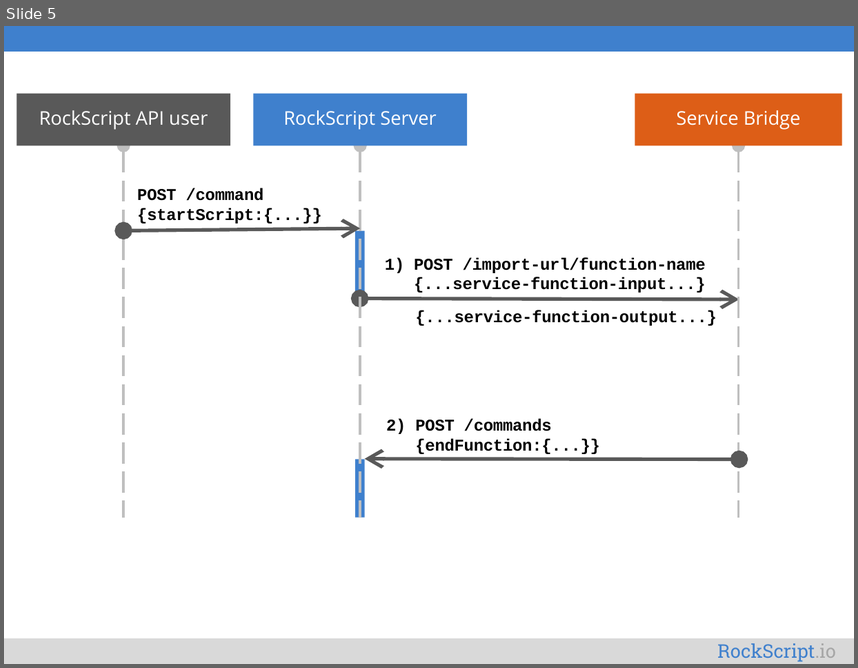
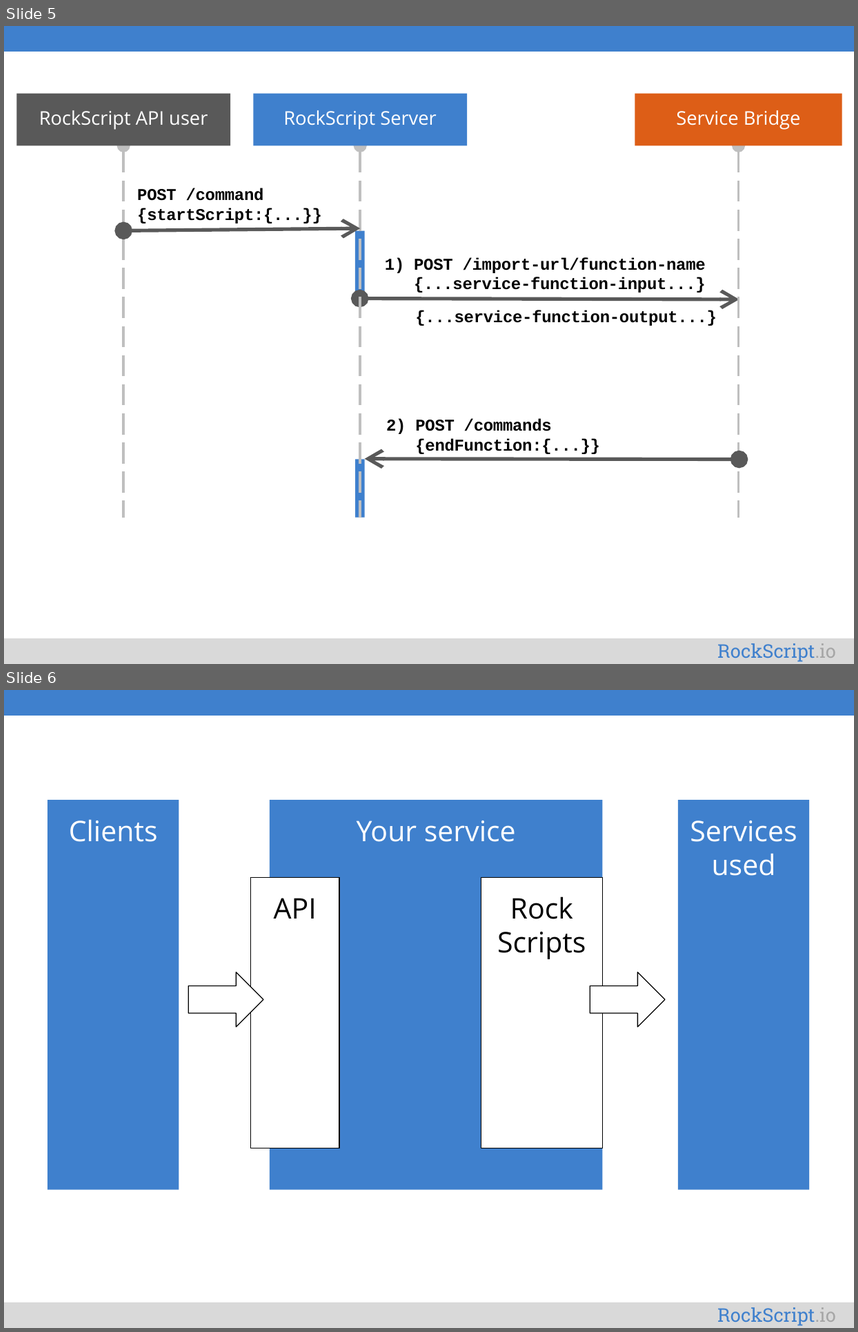
Before and after one commit to rockscript/rockscript, a slide deck: docs/diagrams.pptx. Shown one above the other, each under a label of ours: slide 5 before the commit, slides 5 and 6 after it. The pictures are 858x668 and 858x1332 pixels, drawn with LibreOffice and Linux fonts; fonts in the diff are those of the drawing. Boxes give left, top, right and bottom in pixels: in the first picture for what was removed or moved away, otherwise in the second. Text is boxed around its words. In the diff, an @@ line names an element or a change of style, - is before the commit and + after.

Commit message:
Refactored job service to event based state transfer

```diff
--- a/docs/diagrams.pptx
+++ b/docs/diagrams.pptx
@@ slide 6 added at bbox=[4, 690, 854, 1328], background #FFFFFF; not listed: 3 template elements that a slide beside it also shows @@
@@ rectangle added at bbox=[47, 800, 179, 1189], fill #3F80CD, 24 pt, text #FFFFFF @@
+Clients
@@ rectangle added at bbox=[269, 800, 602, 1189], fill #3F80CD, 24 pt, text #FFFFFF @@
+Your service
@@ rectangle added at bbox=[678, 800, 809, 1189], fill #3F80CD, 24 pt, text #FFFFFF @@
+Services
+used
@@ rectangle added at bbox=[250, 877, 339, 1147], fill #FFFFFF, outline #000000 0.75 pt, 24 pt, text #000000 @@
+API
@@ rectangle added at bbox=[481, 877, 602, 1147], fill #FFFFFF, outline #000000 0.75 pt, 24 pt, text #000000 @@
+Rock
+Scripts
@@ right arrow added at bbox=[188, 972, 263, 1027], fill #FFFFFF, outline #000000 0.75 pt @@
@@ right arrow added at bbox=[590, 972, 664, 1027], fill #FFFFFF, outline #000000 0.75 pt @@
```
Also in this commit, not shown: 16 other files.
